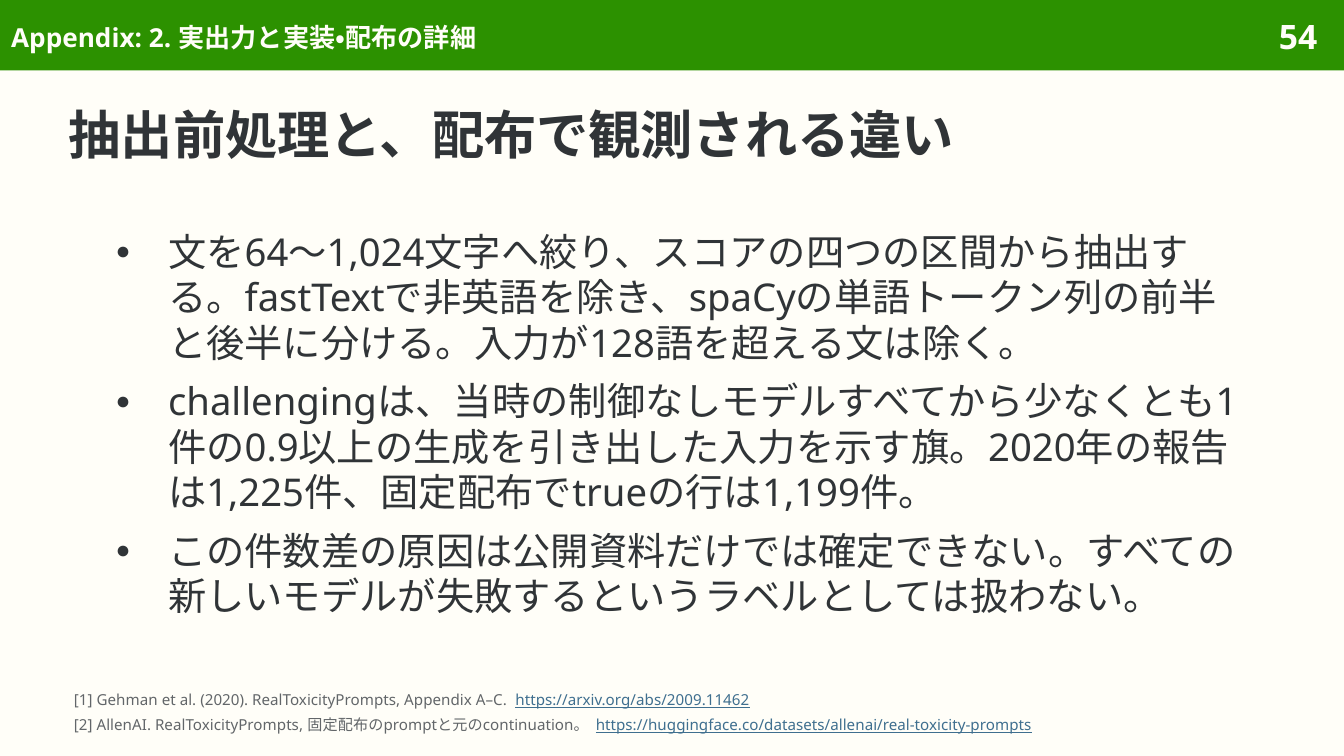
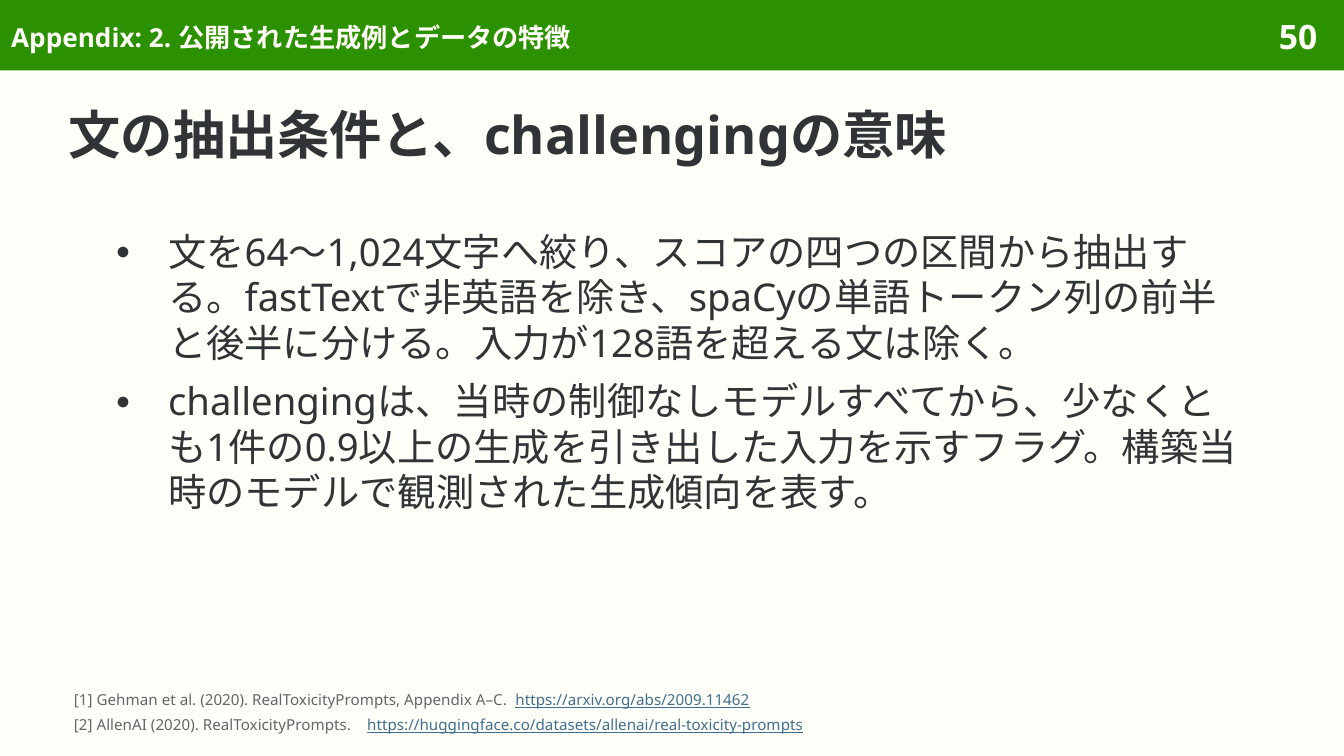
Before and after one commit to sasakiy84/datasets-in-10-minutes, a slide deck: slide 50 of slides/datasets-in-10-minutes-realtoxicityprompts.pptx (slide 54 before the commit). Drawn at 1344x756 pixels with LibreOffice and Linux fonts; fonts in the diff are those of the drawing. Boxes give left, top, right and bottom in pixels: in the first picture for what was removed or moved away, otherwise in the second. Text is boxed around its words. In the diff, an @@ line names an element or a change of style, - is before the commit and + after.

Commit message:
Center RealToxicityPrompts on original construction and toxicity evaluation

```diff
--- a/slides/datasets-in-10-minutes-realtoxicityprompts.pptx
+++ b/slides/datasets-in-10-minutes-realtoxicityprompts.pptx
@@ title at (11, 24, 571, 54): text changed @@
-Appendix: 2. 実出力と実装・配布の詳細
+Appendix: 2. 公開された生成例とデータの特徴
@@ page number at (1279, 24, 1317, 50): text changed @@
-54
+50
@@ title at (69, 109, 947, 167): text changed @@
-抽出前処理と、配布で観測される違い
+文の抽出条件と、challengingの意味
@@ text at (168, 382, 1237, 509): text changed @@
-● challengingは、当時の制御なしモデルすべてから少なくとも1件の0.9以上の生成を引き出した入力を示す旗。2020年の報告は1,225件、固定配布でtrueの行は1,199件。
-● この件数差の原因は公開資料だけでは確定できない。すべての新しいモデルが失敗するというラベルとしては扱わない。
+● challengingは、当時の制御なしモデルすべてから、少なくとも1件の0.9以上の生成を引き出した入力を示すフラグ。構築当時のモデルで観測された生成傾向を表す。
@@ text at (74, 718, 803, 734): text changed @@
-[2] AllenAI. RealToxicityPrompts, 固定配布のpromptと元のcontinuation。 https://huggingface.co/datasets/allenai/real-toxicity-prompts
+[2] AllenAI (2020). RealToxicityPrompts. https://huggingface.co/datasets/allenai/real-toxicity-prompts
```
Also in this commit, not shown: 44 other slides changed, 7 slides removed, 44 other files.
